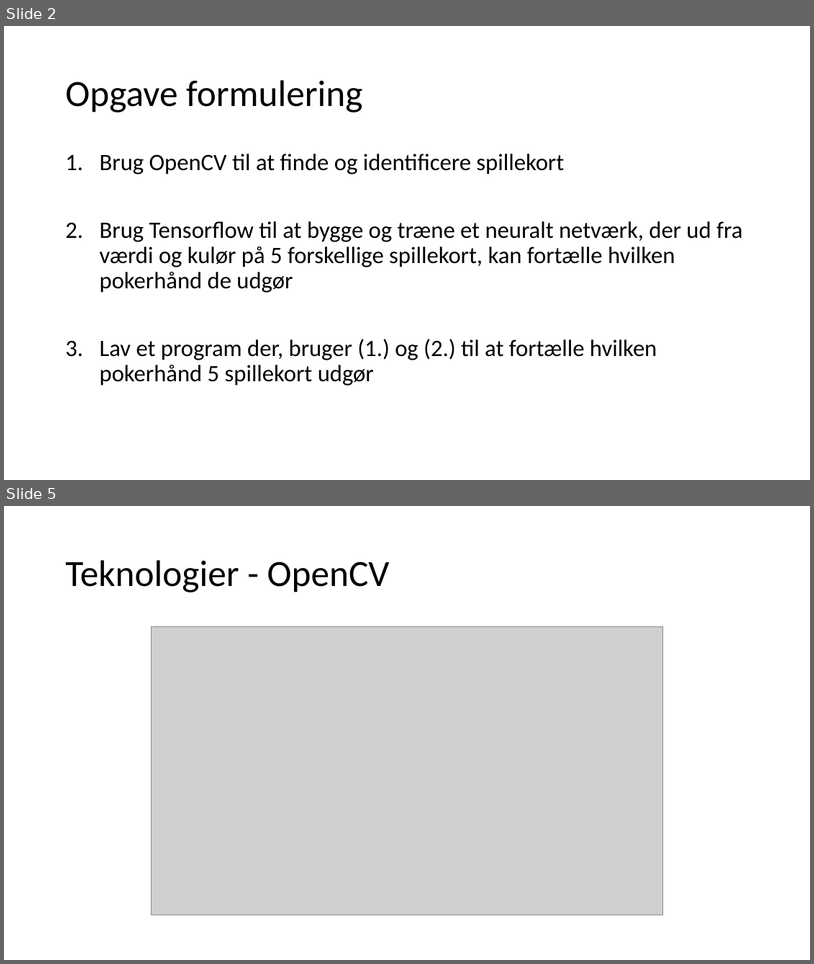
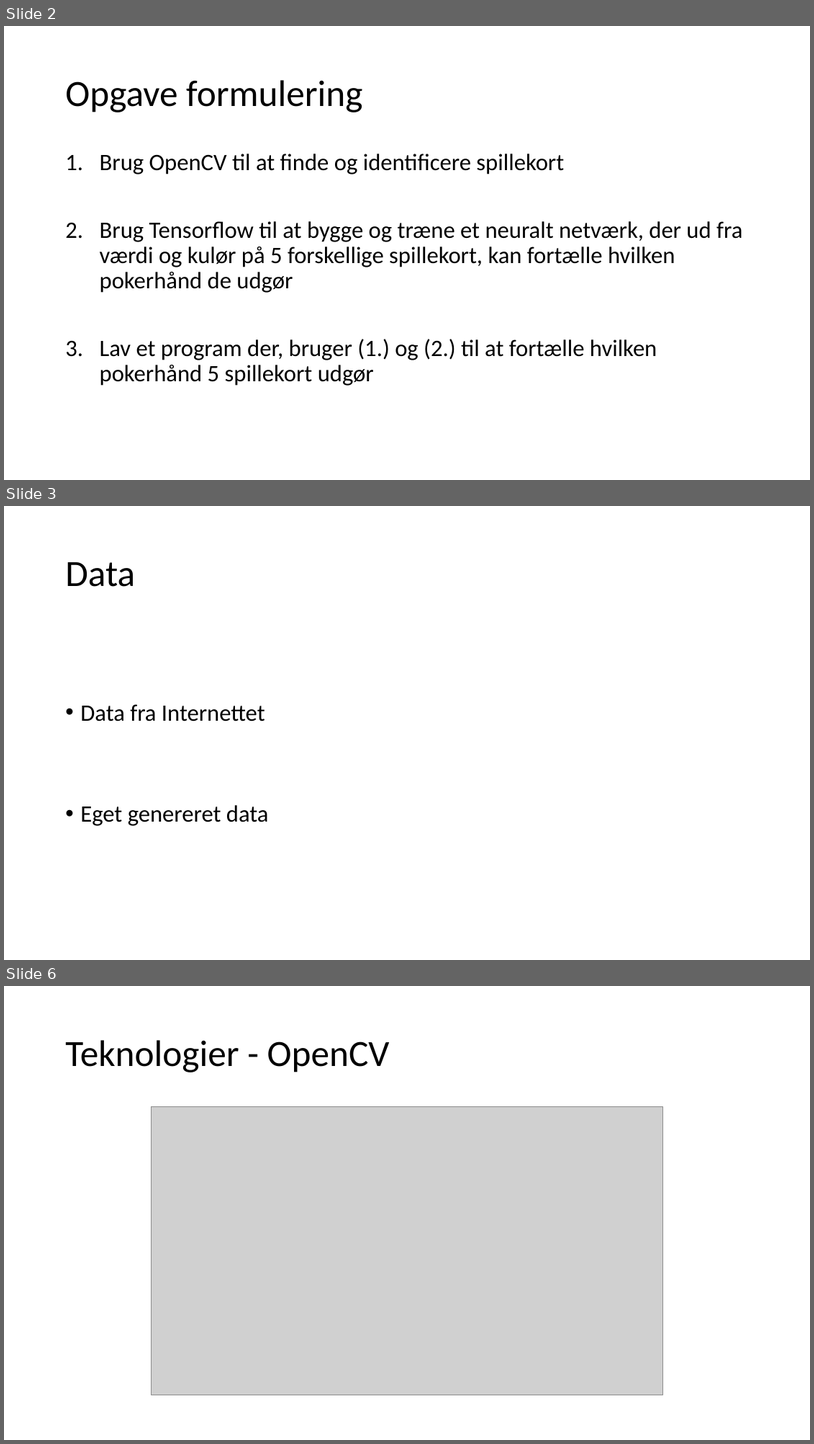
Before and after one commit to cba-dat-sem4-python-group/Exam, a slide deck: Presentation.pptx. Shown one above the other, each under a label of ours: slides 2 and 5 before the commit, slides 2, 3 and 6 after it; the slides between them are not shown. The pictures are 814x964 and 814x1444 pixels, drawn with LibreOffice and Linux fonts; fonts in the diff are those of the drawing; grey boxes stand for pictures. Boxes give left, top, right and bottom in pixels: in the first picture for what was removed or moved away, otherwise in the second. Text is boxed around its words. In the diff, an @@ line names an element or a change of style, - is before the commit and + after.

```diff
--- a/Presentation.pptx
+++ b/Presentation.pptx
@@ slide 3 added at [4,506,810,960], background #FFFFFF @@
@@ title added at [65,562,135,587], 44 pt, text #000000 @@
+Data
@@ text added at [80,704,269,826], 28 pt, text #000000 @@
+• Data fra Internettet
+• Eget genereret data
@@ what was slide 5 is now slide 6 @@
```
Also in this commit, not shown: 2 slides changed.
